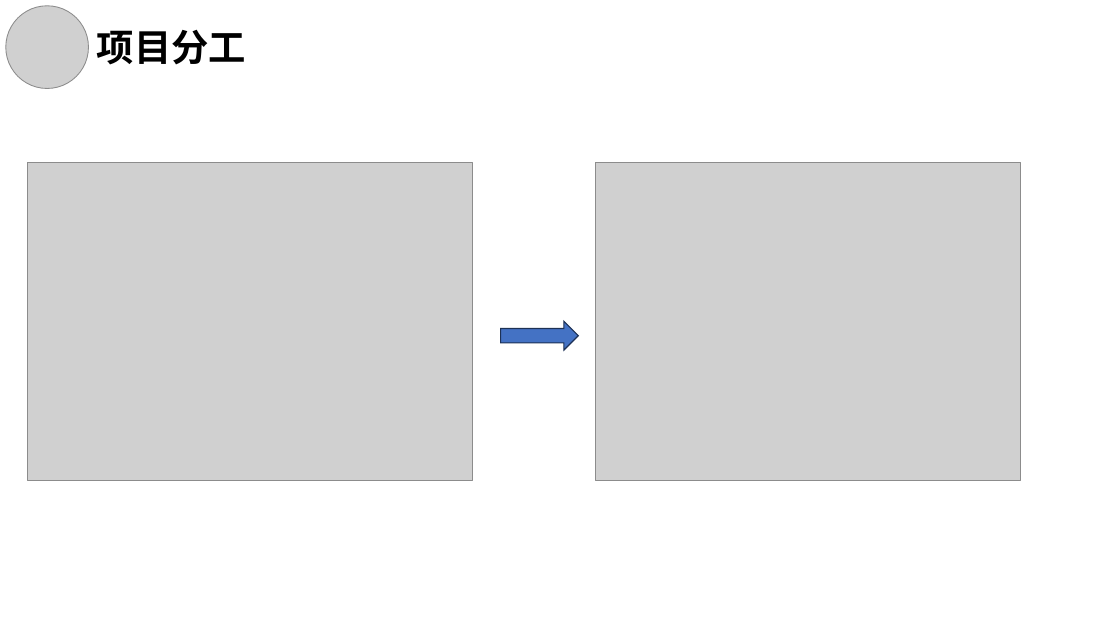
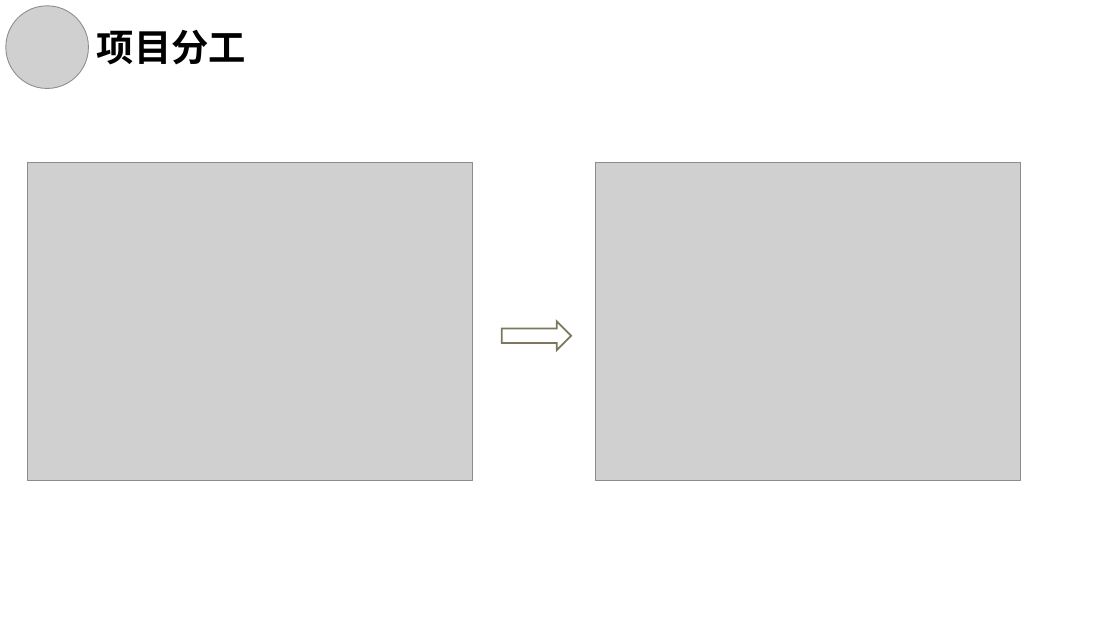
Before and after one commit to hance0601/dsp_proj, a slide deck: slide 7 of 开题报告.pptx. Drawn at 1120x630 pixels with LibreOffice and Linux fonts; fonts in the diff are those of the drawing; grey boxes stand for pictures. Boxes give left, top, right and bottom in pixels: in the first picture for what was removed or moved away, otherwise in the second. Text is boxed around its words. In the diff, an @@ line names an element or a change of style, - is before the commit and + after.

```diff
--- a/开题报告.pptx
+++ b/开题报告.pptx
@@ right arrow: place and size @@
-right arrow at <box>501,321,579,350</box>
+right arrow at <box>502,321,571,350</box>
@@ right arrow at <box>502,321,571,350</box>: fill #4472C4 to none; outline #1E3256 1 pt to #7C785D 1.5 pt @@
```
Also in this commit, not shown: 2 other slides changed, 12 slides added, 3 other files.
